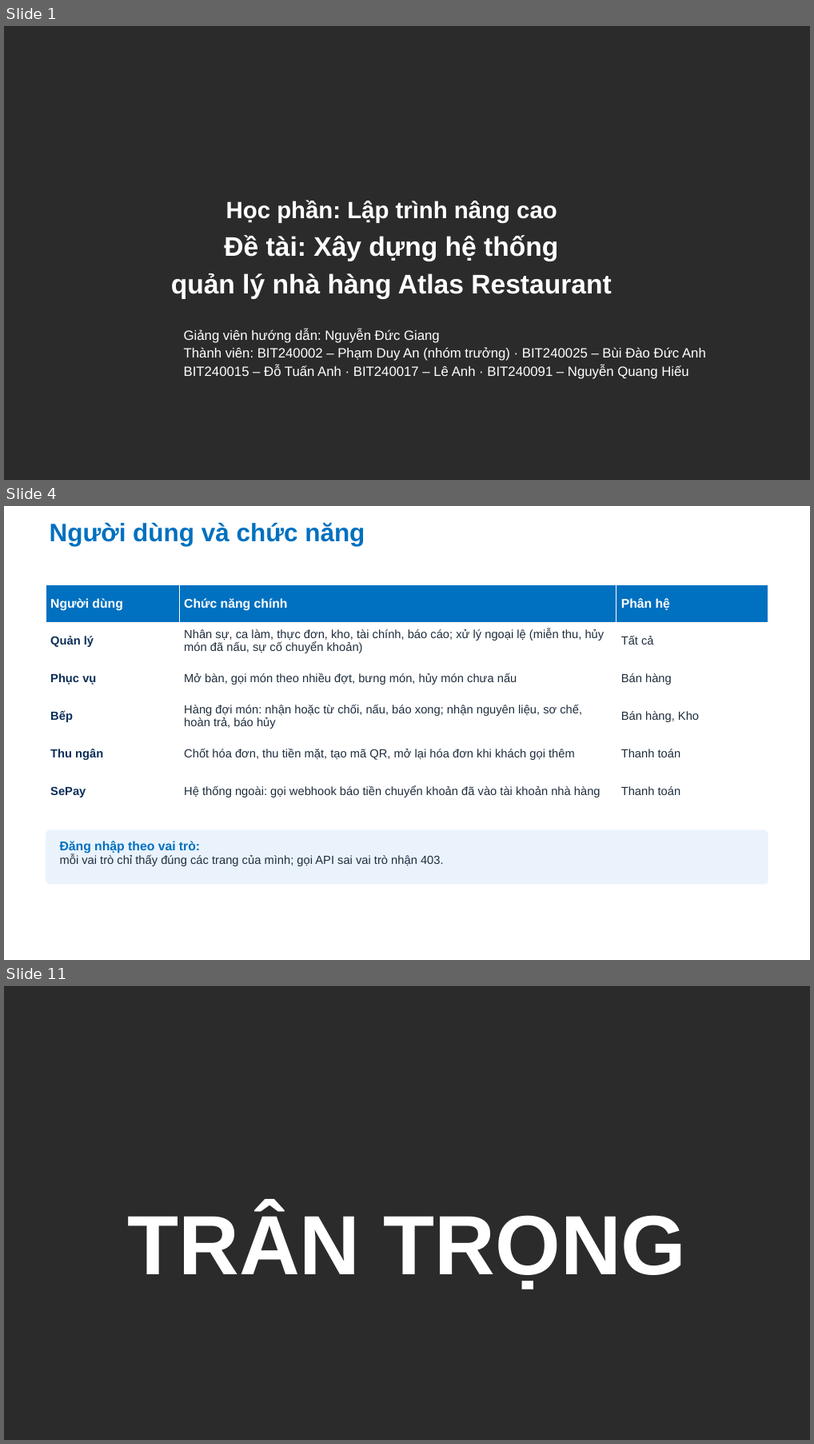
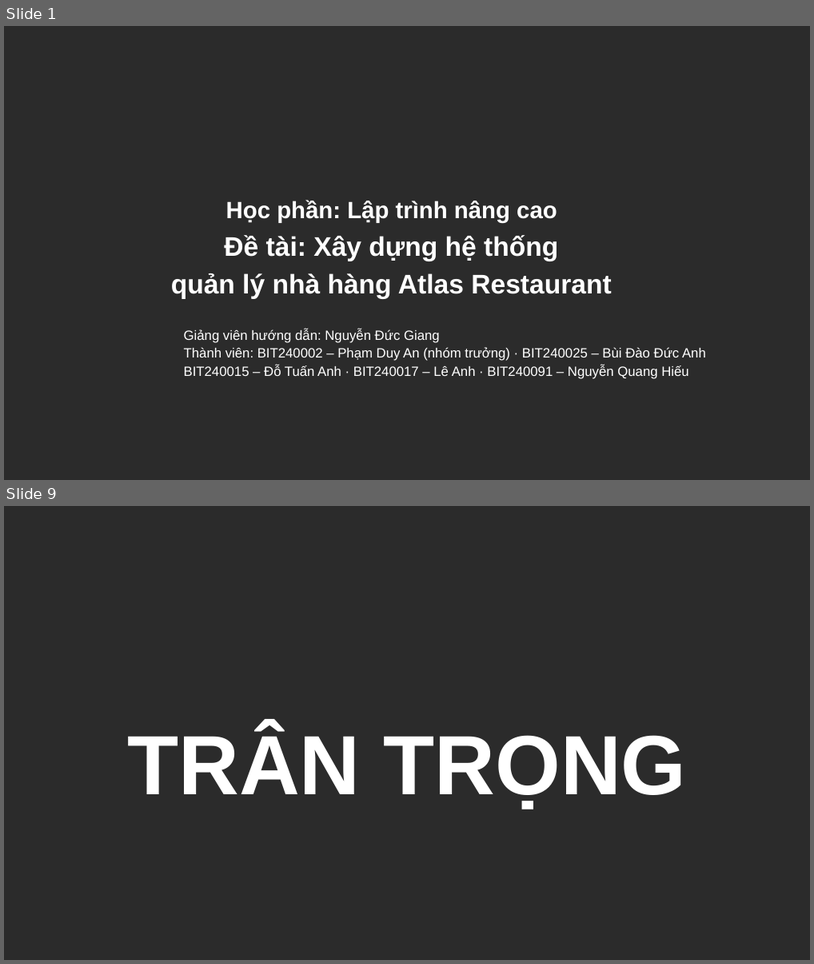
Before and after one commit to Anpham120/restaurant-management-system, a slide deck: docs/bao-cao-ltnc/Slide_LapTrinhNangCao_AtlasRestaurant.pptx. Shown one above the other, each under a label of ours: slides 1, 4 and 11 before the commit, slides 1 and 9 after it; the slides between them are not shown. The pictures are 814x1444 and 814x964 pixels, drawn with LibreOffice and Linux fonts; fonts in the diff are those of the drawing; background and template pictures are left out; a plain dark background stands for a picture behind light text. Boxes give left, top, right and bottom in pixels: in the first picture for what was removed or moved away, otherwise in the second. Text is boxed around its words. In the diff, an @@ line names an element or a change of style, - is before the commit and + after.

```diff
--- a/docs/bao-cao-ltnc/Slide_LapTrinhNangCao_AtlasRestaurant.pptx
+++ b/docs/bao-cao-ltnc/Slide_LapTrinhNangCao_AtlasRestaurant.pptx
@@ slide 4 removed at (4,506,810,960), background #FFFFFF @@
@@ title removed at (50,523,365,546) @@
-Người dùng và chức năng
@@ table removed at (46,584,769,810), 6 rows, 3 columns @@
-Người dùng | Chức năng chính | Phân hệ
-Quản lý | Nhân sự, ca làm, thực đơn, kho, tài chính, báo cáo; xử lý ngoại lệ (miễn thu, hủy món đã nấu, sự cố chuyển khoản) | Tất cả
-Phục vụ | Mở bàn, gọi món theo nhiều đợt, bưng món, hủy món chưa nấu | Bán hàng
-Bếp | Hàng đợi món: nhận hoặc từ chối, nấu, báo xong; nhận nguyên liệu, sơ chế, hoàn trả, báo hủy | Bán hàng, Kho
-Thu ngân | Chốt hóa đơn, thu tiền mặt, tạo mã QR, mở lại hóa đơn khi khách gọi thêm | Thanh toán
-SePay | Hệ thống ngoài: gọi webhook báo tiền chuyển khoản đã vào tài khoản nhà hàng | Thanh toán
@@ rounded rectangle removed at (46,830,769,884) @@
@@ text removed at (60,840,444,866) @@
-Đăng nhập theo vai trò:
-mỗi vai trò chỉ thấy đúng các trang của mình; gọi API sai vai trò nhận 403.
@@ what was slide 11 is now slide 9 @@
```
Also in this commit, not shown: 5 slides changed, 2 slides added, 3 other slides removed, 1 other file.
